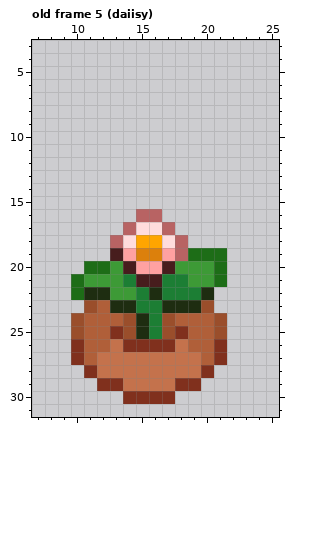
One commit to this pixel-art file: Assets/flowers.aseprite. The picture above was drawn from the file before the commit.
32x32 pixels, 16 frames. Shown: old frame 5 (daiisy): x 7..25, y 3..31. The commit also changed other frames, which this record leaves out.
Now the later version:
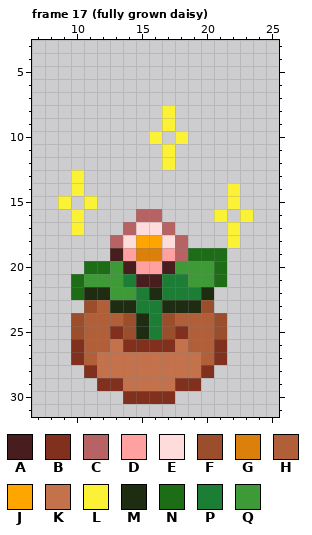
Palette (. is transparent): A #471d1d  B #80301d  C #b86363  D #ffa1a1  E #ffdcdc  F #9a4e2b  G #dc800c  H #b05f39  J #ffa500  K #c4724c  L #fbf236  M #1e2d11  N #1d6d17  P #1c7e34  Q #3d9a36
A new or re-ordered frame is compared with the old frame closest to it.
From the commit log: full grown flowers
What changed:
frames 16 -> 28
layer "Layer 1" added
--- frame 17 (fully grown daisy) is new; against old frame 5 (daiisy), layer "Layer 1"
@@ x 7..25 @@
  7 ...................
- 8 ...................
- 9 ...................
-10 ...................
-11 ...................
-12 ...................
-13 ...................
-14 ...................
-15 ...................
-16 ........CC.........
-17 .......CEEC........
-18 ......CEJJEC.......
+ 8 ..........L........
+ 9 ..........L........
+10 .........L.L.......
+11 ..........L........
+12 ..........L........
+13 ...L...............
+14 ...L...........L...
+15 ..L.L..........L...
+16 ...L....CC....L.L..
+17 ...L...CEEC....L...
+18 ......CEJJEC...L...
 19 ......ADGGDCNNN....
Boxes around the changes in both pictures, in picture pixels (x1, y1, x2, y2):
added: (149, 105, 253, 248)
added: (58, 170, 97, 235)
